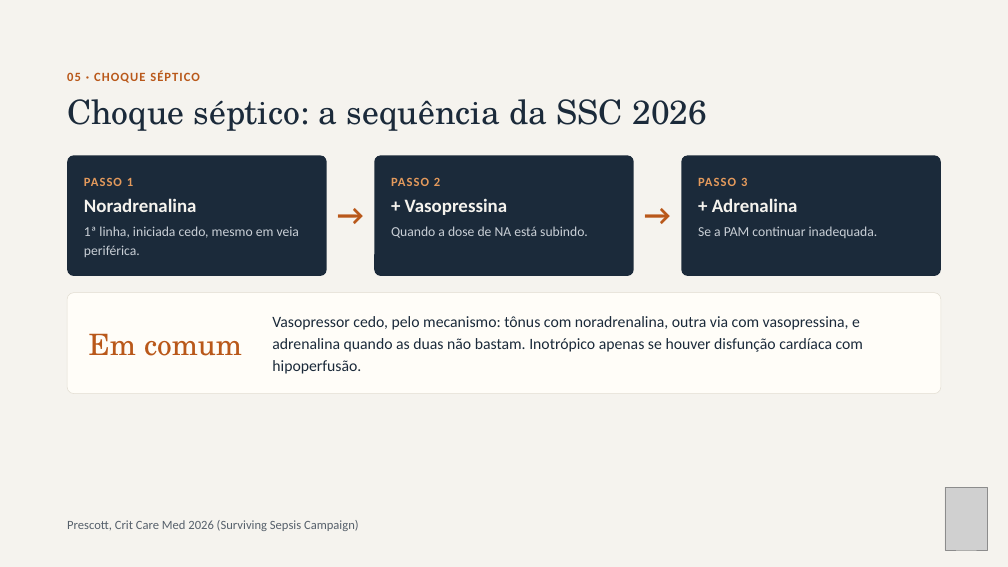
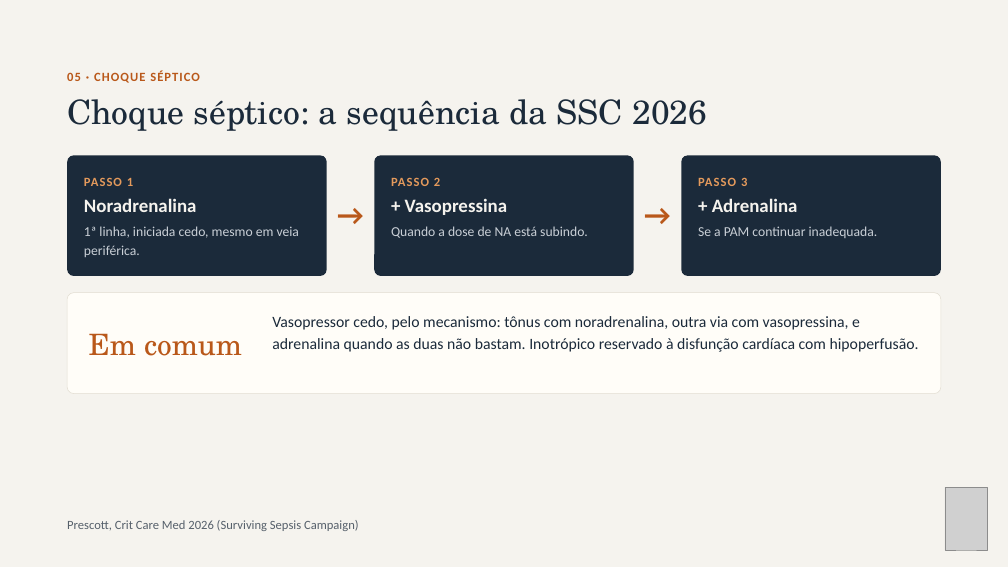
Before and after one commit to brunomoraesdubois-bit/Bruno, a slide deck: slide 14 of apresentacao/Aminas_Vasoativas.pptx. Drawn at 1008x567 pixels with LibreOffice and Linux fonts; fonts in the diff are those of the drawing; grey boxes stand for pictures. Boxes give left, top, right and bottom in pixels: in the first picture for what was removed or moved away, otherwise in the second. Text is boxed around its words. In the diff, an @@ line names an element or a change of style, - is before the commit and + after.

```diff
--- a/apresentacao/Aminas_Vasoativas.pptx
+++ b/apresentacao/Aminas_Vasoativas.pptx
@@ text at box(272, 316, 919, 352): text changed @@
-Vasopressor cedo, pelo mecanismo: tônus com noradrenalina, outra via com vasopressina, e adrenalina quando as duas não bastam. Inotrópico apenas se houver disfunção cardíaca com hipoperfusão.
+Vasopressor cedo, pelo mecanismo: tônus com noradrenalina, outra via com vasopressina, e adrenalina quando as duas não bastam. Inotrópico reservado à disfunção cardíaca com hipoperfusão.
```
Also in this commit, not shown: 8 other slides changed, 20 other files.
